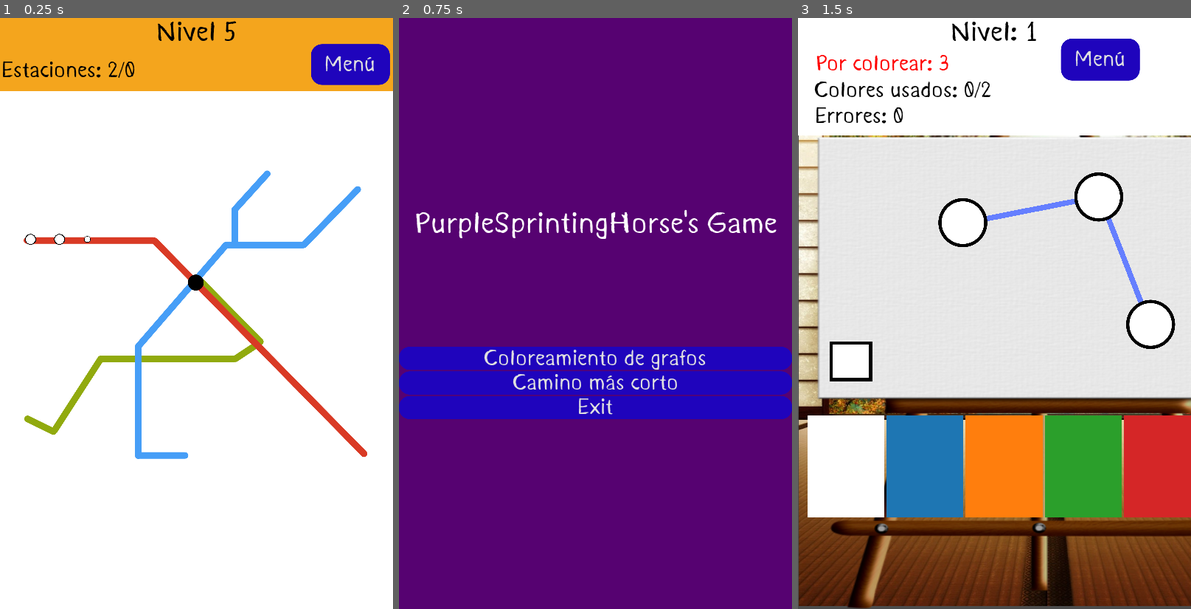
Above: before the commit, frames 1-3 (left to right).
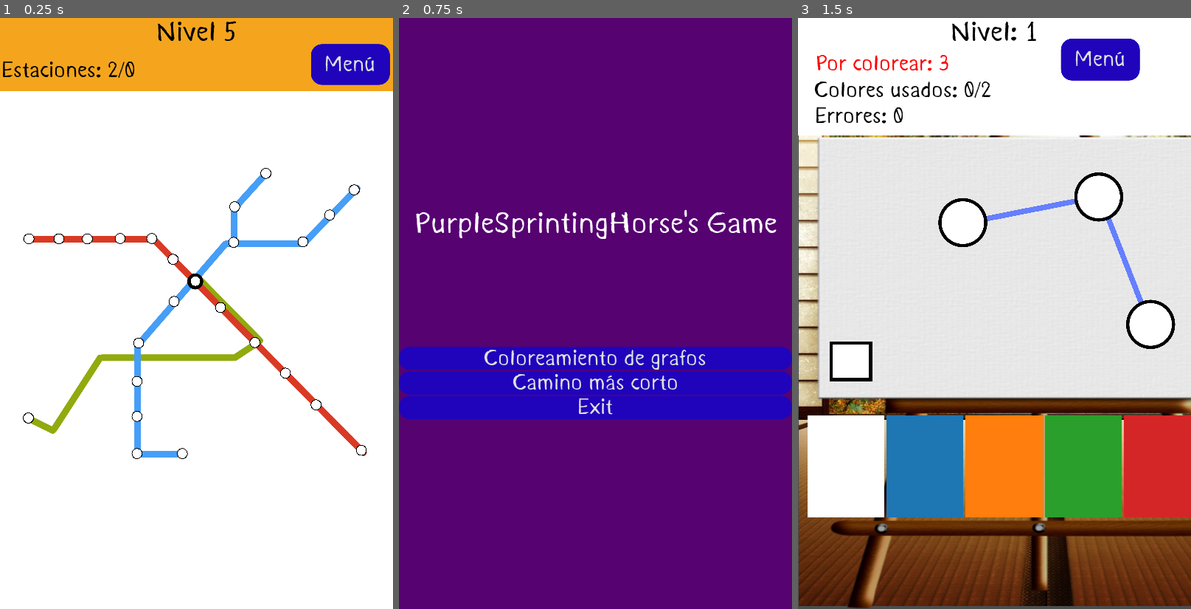
Above: after the commit, the same moments.

Repository: johnny-godoy/PurpleSprintingHorse
Game: Godot game, scene res://scenes/shortest_path/testeo_lvl/test_level.tscn
The game is run twice, just before and just after one commit, with the same random seed, the same clock (stepped at 60 frames per second) and the same inputs. This scene is started directly instead of the project's main scene. The engine's default icon, where the game draws it, is replaced by a stand-in: a white triangle on a blue panel in a dark square.
Inputs:
- Up to frame 1 (0.25 s): no input
- Up to frame 2 (0.75 s): click "Menú" at 0.5 s
- Up to frame 3 (1.5 s): click "Coloreamiento de grafos" at 1.25 s

The runs differ from the first frame. In frame 1, 1.8% of the frame differs, in the area x 5-94%, y 25-75%; in frame 2, nothing differs; in frame 3, nothing differs.

Commit message:
Zoom para PC listo

Diff:
--- a/project.godot
+++ b/project.godot
@@ -69,6 +69,11 @@
 "events": [ Object(InputEventMouseButton,"resource_local_to_scene":false,"resource_name":"","device":0,"alt":false,"shi …(212 unchanged characters)…
  ]
 }
+mouse_button={
+"deadzone": 0.5,
+"events": [ Object(InputEventMouseButton,"resource_local_to_scene":false,"resource_name":"","device":0,"alt":false,"shift":false,"control":false,"meta":false,"command":false,"button_mask":0,"position":Vector2( 0, 0 ),"global_position":Vector2( 0, 0 ),"factor":1.0,"button_index":3,"pressed":false,"doubleclick":false,"script":null)
+ ]
+}
 
 [physics]
 
--- a/scenes/shortest_path/HUD_OVERLAY.gd
+++ b/scenes/shortest_path/HUD_OVERLAY.gd
@@ -35,7 +35,3 @@
 func _set_min_conns(min_number):
 	min_num_conns = min_number
 	stations_label.text = 'Estaciones: %d/%d' % [num_connections, min_num_conns]
-
-# Called every frame. 'delta' is the elapsed time since the previous frame.
-#func _process(delta):
-#	pass
--- /dev/null
+++ b/scenes/shortest_path/SP_Camera.gd
@@ -0,0 +1,145 @@
+extends Camera2D
+
+var man = ShortestPathManager
+# Declare member variables here. Examples:
+# var a = 2
+# var b = "text"
+
+# https://www.gdquest.com/tutorial/godot/2d/camera-zoom/
+
+# Lower cap for the `_zoom_level`.
+export var min_zoom := 0.3
+# Upper cap for the `_zoom_level`.
+export var max_zoom := 1.1
+# Controls how much we increase or decrease the `_zoom_level` on every turn of the scroll wheel.
+export var zoom_factor := 0.1
+# Duration of the zoom's tween animation.
+export var zoom_duration := 0.2
+
+# Ubicación corte superior de la cámara
+export var top_position : float
+# Ubicación corte inferior de la cámara
+export var bottom_position : float
+# Ubicación corte izquierdo de la cámara
+export var left_position : float
+# Ubicación corte derecho de la cámara
+export var right_position : float
+
+var dragging
+var mouse_start_pos
+var screen_start_position
+var og_screen_pos
+
+var og_diff_left
+var og_diff_right
+var og_diff_top
+var og_diff_bottom
+
+# The camera's target zoom level.
+var _zoom_level := 1.0 setget _set_zoom_level
+
+# We store a reference to the scene's tween node.
+onready var tween: Tween = $Smoother
+
+func _ready():
+	og_screen_pos = position
+	og_diff_left = position.x
+	og_diff_right = get_viewport().size.x - position.x
+	og_diff_top = position.y
+	og_diff_bottom = get_viewport().size.y - position.y
+
+# WITH WHEEL
+func _set_zoom_level(value: float):
+	# We limit the value between `min_zoom` and `max_zoom`
+	_zoom_level = clamp(value, min_zoom, max_zoom)
+	# Then, we ask the tween node to animate the camera's `zoom` property from its current value
+	# to the target zoom level.
+	tween.interpolate_property(
+		self,
+		"zoom",
+		zoom,
+		Vector2(_zoom_level, _zoom_level),
+		zoom_duration,
+		tween.TRANS_SINE,
+		# Easing out means we start fast and slow down as we reach the target value.
+		tween.EASE_OUT
+	)
+
+	if _zoom_level == 1:
+		tween.interpolate_property(
+		self,
+		"position",
+		position,
+		Vector2(og_screen_pos.x*max_zoom, og_screen_pos.y*max_zoom),
+		zoom_duration,
+		tween.TRANS_SINE,
+		# Easing out means we start fast and slow down as we reach the target value.
+		tween.EASE_OUT
+		)
+	tween.start()
+
+
+func _input(event):
+
+	##### MOBILE OPTIONS
+	if event is InputEventScreenTouch:
+		# Pasos:
+		# - Revisar si se pusieron dos dedos
+		# - De hacerlo revisar sus posiciones
+		# - Si se separan -> Zoom de acercamiento, en caso contrario zoom de alejamiento según distancia
+		# -
+
+		print(event.index)
+	if event is InputEventScreenDrag:
+		pass
+		# DRAG?? Ver como entrega los valores
+		# Creo que hay que ocupar relative
+
+	##### MOUSE - PC OPTIONS
+	if event.is_action("mouse_button"):
+		if event.is_pressed():
+			mouse_start_pos = event.position
+			screen_start_position = position
+			dragging = true
+		else:
+			dragging = false
+
+	elif event is InputEventMouseMotion and dragging:
+
+		# TODO: implementar clamp cuando llegue a los limites, en función de la posición de la cámara
+		# hay que observar el cuadrado rosa, donde su tamaño varía con el zoom.
+
+		var new_pos = zoom * (mouse_start_pos - event.position) + screen_start_position
+		_update_position(new_pos)
+
+	# Wheel zoom / move
+	if event.is_action_pressed("zoom_in"):
+		# Inside a given class, we need to either write `self._zoom_level = ...` or explicitly
+		# call the setter function to use it.
+		_set_zoom_level(_zoom_level - zoom_factor)
+
+	elif event.is_action_pressed("zoom_out"):
+		_set_zoom_level(_zoom_level + zoom_factor)
+
+# Se le da una nueva posición y según eso se hace un clamp
+func _update_position(new_position):
+	top_position = max(position.y - zoom.y*og_diff_top, limit_top) ## IF TOP_POS == LIMIT
+	bottom_position = min(position.y + zoom.y*og_diff_bottom, limit_bottom)
+	left_position = max(position.x - zoom.x*og_diff_left, limit_left)
+	right_position = min(position.x + zoom.x*og_diff_right, limit_right)
+
+	var top_condition = limit_top == top_position and new_position.y < position.y
+	var bot_condition = limit_bottom == bottom_position and new_position.y > position.y
+
+	var left_condition = limit_left == left_position and new_position.x < position.x
+	var right_condition = limit_right == right_position and new_position.x > position.x
+
+	if top_condition or bot_condition:
+		pass
+	else:
+		position.y = new_position.y
+
+	if left_condition or right_condition:
+		pass
+	else:
+		position.x = new_position.x
--- /dev/null
+++ b/scenes/shortest_path/SP_Camera.tscn
@@ -0,0 +1,15 @@
+[gd_scene load_steps=2 format=2]
+
+[ext_resource path="res://scenes/shortest_path/SP_Camera.gd" type="Script" id=1]
+
+[node name="SP_Camera" type="Camera2D"]
+position = Vector2( 361, 538 )
+current = true
+limit_left = -25
+limit_top = 0
+limit_right = 745
+limit_bottom = 1080
+editor_draw_limits = true
+script = ExtResource( 1 )
+
+[node name="Smoother" type="Tween" parent="."]
--- a/scenes/shortest_path/ZoomingCamera.gd
+++ /dev/null
@@ -1,10 +0,0 @@
-extends Node2D
-
-const station = preload("res://scenes/shortest_path/estacionGenerica.tscn")
-onready var nodes = $rome_subway/rome_subway
-
-func _ready():
-	var estacion_1 = station.instance()
-	estacion_1.position = $rome_subway/rome_subway/sp_red_1.position
-	estacion_1.scale = Vector2(0.5, 0.5)
-	self.add_child(estacion_1)
--- a/scenes/shortest_path/estacionGenerica.gd
+++ b/scenes/shortest_path/estacionGenerica.gd
@@ -29,7 +29,7 @@
 
 			var posi = get_global_mouse_position()
 
-			distance = position.distance_to(posi) # / manager.zoo.x
+			distance = position.distance_to(posi)
 			var angle = int(position.angle_to_point(posi)*180/PI - 180) % 360
 
 			arm.rotation_degrees = angle
--- a/scenes/shortest_path/rome_subway.gd
+++ b/scenes/shortest_path/rome_subway.gd
@@ -1,10 +1,6 @@
 extends Node2D
 
-
-# Declare member variables here. Examples:
-# var a = 2
-# var b = "text"
-
+# draw_polyline ($ Path2D.curve.get_baked_points (), Color.aquamarine, 5, true)
 
 # Called when the node enters the scene tree for the first time.
 func _ready():
--- a/scenes/shortest_path/rome_subway.tscn
+++ b/scenes/shortest_path/rome_subway.tscn
@@ -1,8 +1,16 @@
-[gd_scene load_steps=2 format=2]
+[gd_scene load_steps=4 format=2]
 
 [ext_resource path="res://assets/shortest_path/rome_subway.jpeg" type="Texture" id=1]
+[ext_resource path="res://scenes/shortest_path/rome_subway.gd" type="Script" id=2]
+
+[sub_resource type="Curve2D" id=1]
+bake_interval = 13.72
+_data = {
+"points": PoolVector2Array( 0, 0, 0, 0, 52.8, 733, -7.64455, -1.63238, 7.64455, 1.63238, 94.4308, 753, 0, 0, 0, 0, 122.046, 715, 0, 0, 0, 0, 153.323, 668, -9.92081, 2.55536, 9.92081, -2.55536, 187.846, 622, 0, 0, 0, 0, 232.523, 621, 0, 0, 0, 0, 272.123, 621, 0, 0, 0, 0, 370.615, 621, -14.262, 5.95164, 14.262, -5.95164, 437.631, 619, -6.70034, 4.6087, 6.70034, -4.6087, 457.938, 608, -9.69513, 11.9935, 9.69513, -11.9935, 476.215, 595, 0, 0, 0, 0, 421.385, 529, 5.06484, 7.94107, -5.06484, -7.94107, 378.738, 486, 0, 0, 0, 0, 361.477, 482 )
+}
 
 [node name="rome_subway" type="Node2D"]
+script = ExtResource( 2 )
 
 [node name="background" type="ColorRect" parent="."]
 margin_left = -274.0
@@ -11,14 +19,14 @@
 margin_bottom = 1248.0
 mouse_filter = 2
 
-[node name="rome_subway" type="TextureRect" parent="."]
+[node name="map" type="TextureRect" parent="."]
 anchor_left = 0.5
 anchor_top = 0.5
 anchor_right = 0.5
 anchor_bottom = 0.5
-margin_left = 3.0
+margin_left = 2.0
 margin_top = 1.0
-margin_right = 717.0
+margin_right = 716.0
 margin_bottom = 1077.0
 rect_min_size = Vector2( 360, 360 )
 rect_pivot_offset = Vector2( 456, 392 )
@@ -27,77 +35,85 @@
 expand = true
 stretch_mode = 6
 
-[node name="sp_red_1" type="Node2D" parent="rome_subway"]
-position = Vector2( 57, 402.5 )
+[node name="sp_red_1" type="Node2D" parent="map" groups=["red_line"]]
+position = Vector2( 54, 403.5 )
 
-[node name="sp_red_2" type="Node2D" parent="rome_subway"]
-position = Vector2( 110, 402.5 )
+[node name="sp_red_2" type="Node2D" parent="map" groups=["red_line"]]
+position = Vector2( 109, 403.5 )
 
-[node name="sp_red_3" type="Node2D" parent="rome_subway"]
-position = Vector2( 161, 402.5 )
+[node name="sp_red_3" type="Node2D" parent="map" groups=["red_line"]]
+position = Vector2( 161, 403.5 )
 
-[node name="sp_red_4" type="Node2D" parent="rome_subway"]
-position = Vector2( 221, 402.5 )
+[node name="sp_red_4" type="Node2D" parent="map" groups=["red_line"]]
+position = Vector2( 221, 403 )
 
-[node name="sp_red_5" type="Node2D" parent="rome_subway"]
-position = Vector2( 281, 402.5 )
+[node name="sp_red_5" type="Node2D" parent="map" groups=["red_line"]]
+position = Vector2( 279, 403 )
 
-[node name="sp_red_6" type="Node2D" parent="rome_subway"]
-position = Vector2( 318, 438 )
+[node name="sp_red_6" type="Node2D" parent="map" groups=["red_line"]]
+position = Vector2( 318, 441 )
 
-[node name="sp_red_7" type="Node2D" parent="rome_subway"]
-position = Vector2( 357, 477 )
+[node name="sp_black_1" type="Node2D" parent="map" groups=["red_line"]]
+position = Vector2( 359, 481 )
 
-[node name="sp_black_1" type="Node2D" parent="rome_subway"]
-position = Vector2( 406, 527 )
+[node name="sp_red_7" type="Node2D" parent="map" groups=["connection"]]
+position = Vector2( 405, 529 )
 
-[node name="sp_green_1" type="Node2D" parent="rome_subway"]
-position = Vector2( 54, 730 )
+[node name="sp_green_1" type="Node2D" parent="map" groups=["green_line"]]
+position = Vector2( 53, 731 )
 
-[node name="sp_blue_1" type="Node2D" parent="rome_subway"]
-position = Vector2( 430, 409 )
+[node name="sp_blue_1" type="Node2D" parent="map" groups=["blue_line"]]
+position = Vector2( 429, 410 )
 
-[node name="sp_blue_2" type="Node2D" parent="rome_subway"]
+[node name="sp_blue_2" type="Node2D" parent="map" groups=["blue_line"]]
 position = Vector2( 556, 409 )
 
-[node name="sp_blue_3" type="Node2D" parent="rome_subway"]
+[node name="sp_blue_3" type="Node2D" parent="map" groups=["blue_line"]]
 position = Vector2( 431, 345 )
 
-[node name="sp_blue_4" type="Node2D" parent="rome_subway"]
+[node name="sp_blue_4" type="Node2D" parent="map" groups=["blue_line"]]
 position = Vector2( 488, 284 )
 
-[node name="sp_blue_5" type="Node2D" parent="rome_subway"]
+[node name="sp_blue_5" type="Node2D" parent="map" groups=["blue_line"]]
 position = Vector2( 605, 360 )
 
-[node name="sp_blue_6" type="Node2D" parent="rome_subway"]
+[node name="sp_blue_6" type="Node2D" parent="map" groups=["blue_line"]]
 position = Vector2( 650, 314 )
 
-[node name="sp_blue_7" type="Node2D" parent="rome_subway"]
+[node name="sp_blue_7" type="Node2D" parent="map" groups=["blue_line"]]
 position = Vector2( 320, 518 )
 
-[node name="sp_blue_8" type="Node2D" parent="rome_subway"]
+[node name="sp_blue_8" type="Node2D" parent="map" groups=["blue_line"]]
 position = Vector2( 255, 594 )
 
-[node name="sp_blue_9" type="Node2D" parent="rome_subway"]
-position = Vector2( 254, 664 )
+[node name="sp_blue_9" type="Node2D" parent="map" groups=["blue_line"]]
+position = Vector2( 252, 664 )
 
-[node name="sp_blue_10" type="Node2D" parent="rome_subway"]
-position = Vector2( 254, 728 )
+[node name="sp_blue_10" type="Node2D" parent="map" groups=["blue_line"]]
+position = Vector2( 252, 728 )
 
-[node name="sp_blue_11" type="Node2D" parent="rome_subway"]
-position = Vector2( 255, 794 )
+[node name="sp_blue_11" type="Node2D" parent="map" groups=["blue_line"]]
+position = Vector2( 252, 796 )
 
-[node name="sp_blue_12" type="Node2D" parent="rome_subway"]
-position = Vector2( 336, 795 )
+[node name="sp_blue_12" type="Node2D" parent="map" groups=["blue_line"]]
+position = Vector2( 335, 796 )
 
-[node name="sp_red_8" type="Node2D" parent="rome_subway"]
-position = Vector2( 469, 592 )
+[node name="sp_red_8" type="Node2D" parent="map" groups=["red_line"]]
+position = Vector2( 468, 593 )
 
-[node name="sp_red_9" type="Node2D" parent="rome_subway"]
-position = Vector2( 525, 648 )
+[node name="sp_red_9" type="Node2D" parent="map" groups=["red_line"]]
+position = Vector2( 524, 649 )
 
-[node name="sp_red_10" type="Node2D" parent="rome_subway"]
-position = Vector2( 581, 706 )
+[node name="sp_red_10" type="Node2D" parent="map" groups=["red_line"]]
+position = Vector2( 580, 707 )
 
-[node name="sp_red_11" type="Node2D" parent="rome_subway"]
-position = Vector2( 664, 788 )
+[node name="sp_red_11" type="Node2D" parent="map" groups=["red_line"]]
+position = Vector2( 663, 790 )
+
+[node name="Path2D" type="Path2D" parent="map"]
+modulate = Color( 0, 0, 0, 1 )
+self_modulate = Color( 0, 0, 0, 1 )
+position = Vector2( 1, -3 )
+scale = Vector2( 0.984848, 1 )
+z_index = 6
+curve = SubResource( 1 )
--- a/scenes/shortest_path/testeo_lvl/camera_test.gd
+++ /dev/null
@@ -1,32 +0,0 @@
-extends Camera2D
-
-var man = ShortestPathManager
-# Declare member variables here. Examples:
-# var a = 2
-# var b = "text"
-
-
-# Called when the node enters the scene tree for the first time.
-func _ready():
-	pass # Replace with function body.
-
-func _input(event):
-	var local = get_local_mouse_position()
-	var station_pos = get_parent().get_node("rome_subway/rome_subway/sp_red_1").position
-	var m_pos = get_global_mouse_position()
-	if Input.is_action_just_pressed("temp"):
-
-		zoom = zoom + Vector2(0.1, 0.1)
-		print(zoom)
-		print("Mouse pos: G" + str(m_pos) + " L" + str(local) + " station_pos: " + str(station_pos))
-
-	if Input.is_action_just_pressed("zoom_out"):
-		zoom = zoom - Vector2(0.1, 0.1)
-		print(zoom)
-		print("Mouse pos: " + str(m_pos) + "station_pos: " + str(station_pos))
-
-	if Input.is_action_just_pressed("click"):
-		print(zoom)
-		print("Mouse pos: G" + str(m_pos) + " L" + str(local) + " station_pos: " + str(station_pos))
-
-	man.zoo = zoom
--- a/scenes/shortest_path/testeo_lvl/test_camera.gd
+++ /dev/null
@@ -1,18 +0,0 @@
-extends Camera2D
-
-
-# Declare member variables here. Examples:
-# var a = 2
-# var b = "text"
-
-
-# Called when the node enters the scene tree for the first time.
-func _ready():
-	pass # Replace with function body.
-
-func _process(delta):
-	if Input.is_action_just_pressed("click"):
-		self.position = get_global_mouse_position()
-# Called every frame. 'delta' is the elapsed time since the previous frame.
-#func _process(delta):
-#	pass
--- a/scenes/shortest_path/testeo_lvl/test_level.gd
+++ b/scenes/shortest_path/testeo_lvl/test_level.gd
@@ -1,33 +1,26 @@
 extends Node2D
 
+export var stations_scale := 0.5 setget , _get_scale
+var to_child_ = []
+
 onready var manager = ShortestPathManager
+onready var nodes = $rome_subway
+onready var stations = $rome_subway/map
+
 const station = preload("res://scenes/shortest_path/estacionGenerica.tscn")
-onready var nodes = $rome_subway
-onready var camera = $Camera2D
 
 func _ready():
 	manager.reset_variables()
 
-	var estacion_1 = station.instance()
-	estacion_1.position = $rome_subway/rome_subway/sp_red_1.position
-	estacion_1.scale = Vector2(0.5, 0.5)
+	for pos in stations.get_children():
+		var temp_station = station.instance()
+		temp_station.position = pos.position
+		temp_station.scale = self.stations_scale
+		nodes.add_child(temp_station, true)
 
-	var estacion_2 = station.instance()
-	estacion_2.position = $rome_subway/rome_subway/sp_red_2.position
-	estacion_2.scale = Vector2(0.5, 0.5)
+	# estacion_2.estaciones_adyacentes = [estacion_1]
+	# estacion_3.estaciones_adyacentes = [estacion_2]
+	# estacion_1.estaciones_adyacentes = [estacion_2]
 
-	var estacion_3 = station.instance()
-	estacion_3.position = $rome_subway/rome_subway/sp_red_3.position
-	estacion_3.scale = Vector2(0.3, 0.3)
-
-	manager.start_station = estacion_1
-	manager.end_station = estacion_2
-	manager.optimal_path = [estacion_1, estacion_2]
-
-	nodes.add_child(estacion_1, true)
-	nodes.add_child(estacion_2, true)
-	nodes.add_child(estacion_3, true)
-
-	estacion_2.estaciones_adyacentes = [estacion_1]
-	estacion_3.estaciones_adyacentes = [estacion_2]
-	estacion_1.estaciones_adyacentes = [estacion_2]
+func _get_scale():
+	return Vector2(stations_scale, stations_scale)
--- a/scenes/shortest_path/testeo_lvl/test_level.tscn
+++ b/scenes/shortest_path/testeo_lvl/test_level.tscn
@@ -3,7 +3,7 @@
 [ext_resource path="res://scenes/shortest_path/rome_subway.tscn" type="PackedScene" id=1]
 [ext_resource path="res://scenes/shortest_path/HUD_OVERLAY.tscn" type="PackedScene" id=2]
 [ext_resource path="res://scenes/shortest_path/testeo_lvl/test_level.gd" type="Script" id=3]
-[ext_resource path="res://scenes/shortest_path/testeo_lvl/camera_test.gd" type="Script" id=5]
+[ext_resource path="res://scenes/shortest_path/SP_Camera.tscn" type="PackedScene" id=4]
 
 [node name="test_lvl" type="Node2D"]
 script = ExtResource( 3 )
@@ -12,7 +12,4 @@
 
 [node name="rome_subway" parent="." instance=ExtResource( 1 )]
 
-[node name="Camera2D" type="Camera2D" parent="."]
-position = Vector2( 361, 538 )
-current = true
-script = ExtResource( 5 )
+[node name="SP_Camera" parent="." instance=ExtResource( 4 )]
